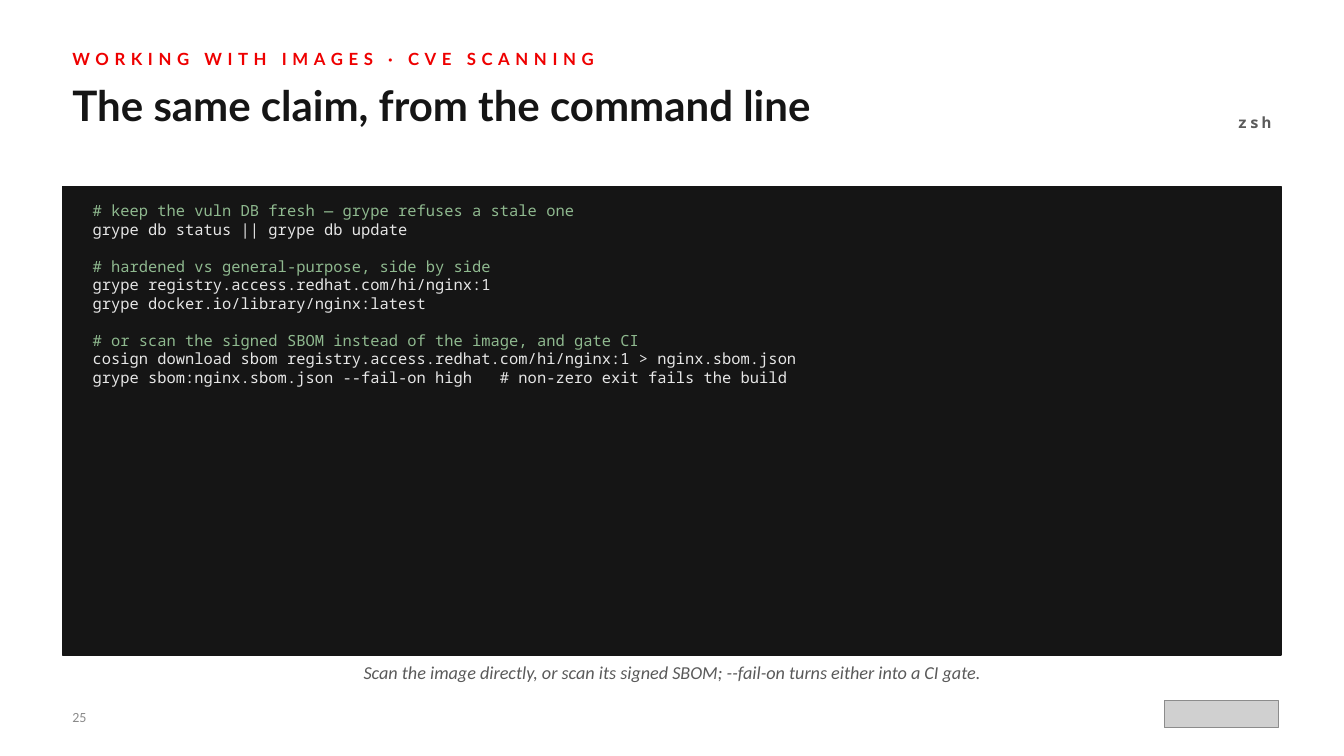
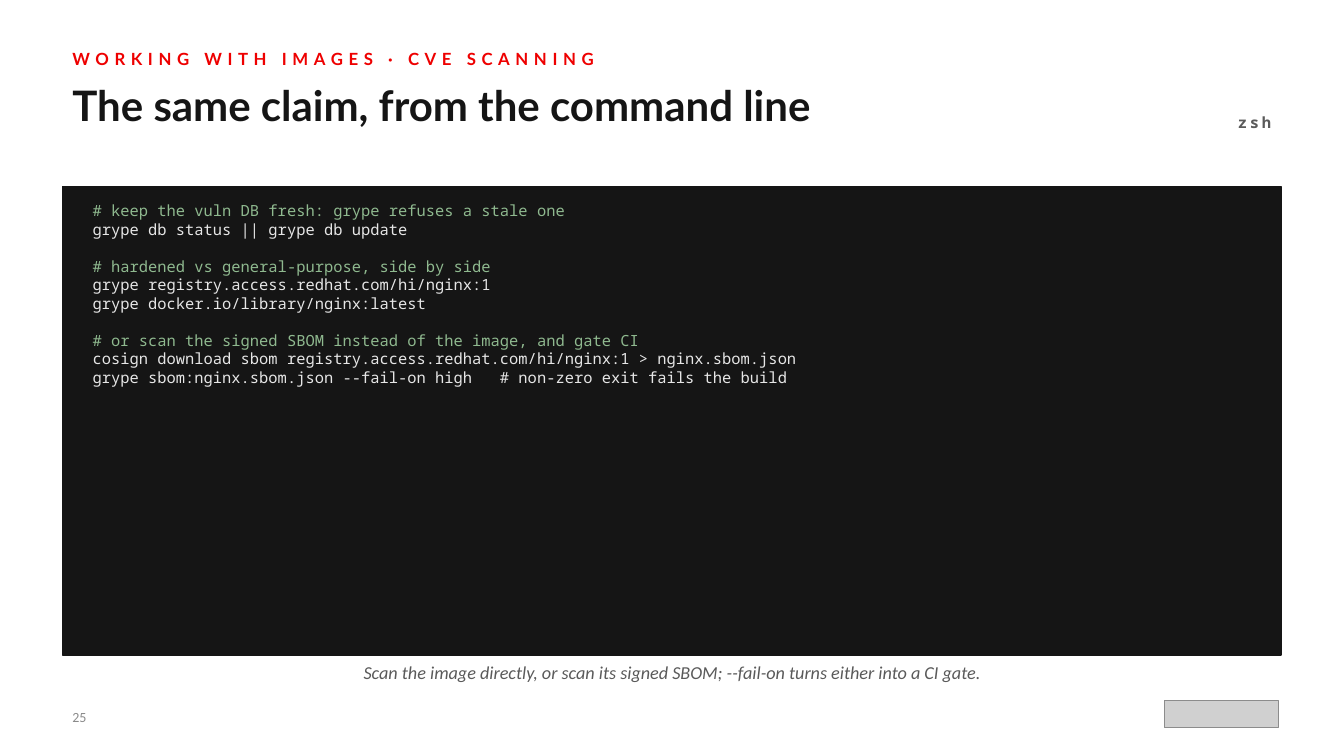
Before and after one commit to patterncatalyst/hummingbird-tutorial, a slide deck: slide 25 of presentations/hummingbird-overview.pptx. Drawn at 1344x756 pixels with LibreOffice and Linux fonts; fonts in the diff are those of the drawing; grey boxes stand for pictures. Boxes give left, top, right and bottom in pixels: in the first picture for what was removed or moved away, otherwise in the second. Text is boxed around its words. In the diff, an @@ line names an element or a change of style, - is before the commit and + after.

```diff
--- a/presentations/hummingbird-overview.pptx
+++ b/presentations/hummingbird-overview.pptx
@@ text at box(93, 204, 796, 387): text changed @@
-# keep the vuln DB fresh — grype refuses a stale one
-grype db status || grype db update
-# hardened vs general-purpose, side by side
-grype registry.access.redhat.com/hi/nginx:1
-grype docker.io/library/nginx:latest
-# or scan the signed SBOM instead of the image, and gate CI
-cosign download sbom registry.access.redhat.com/hi/nginx:1 > nginx.sbom.json
-grype sbom:nginx.sbom.json --fail-on high # non-zero exit fails the build
+# keep the vuln DB fresh: grype refuses a stale one
+grype db status || grype db update
+# hardened vs general-purpose, side by side
+grype registry.access.redhat.com/hi/nginx:1
+grype docker.io/library/nginx:latest
+# or scan the signed SBOM instead of the image, and gate CI
+cosign download sbom registry.access.redhat.com/hi/nginx:1 > nginx.sbom.json
+grype sbom:nginx.sbom.json --fail-on high # non-zero exit fails the build
```
Also in this commit, not shown: 3 other slides changed, 25 other files.
